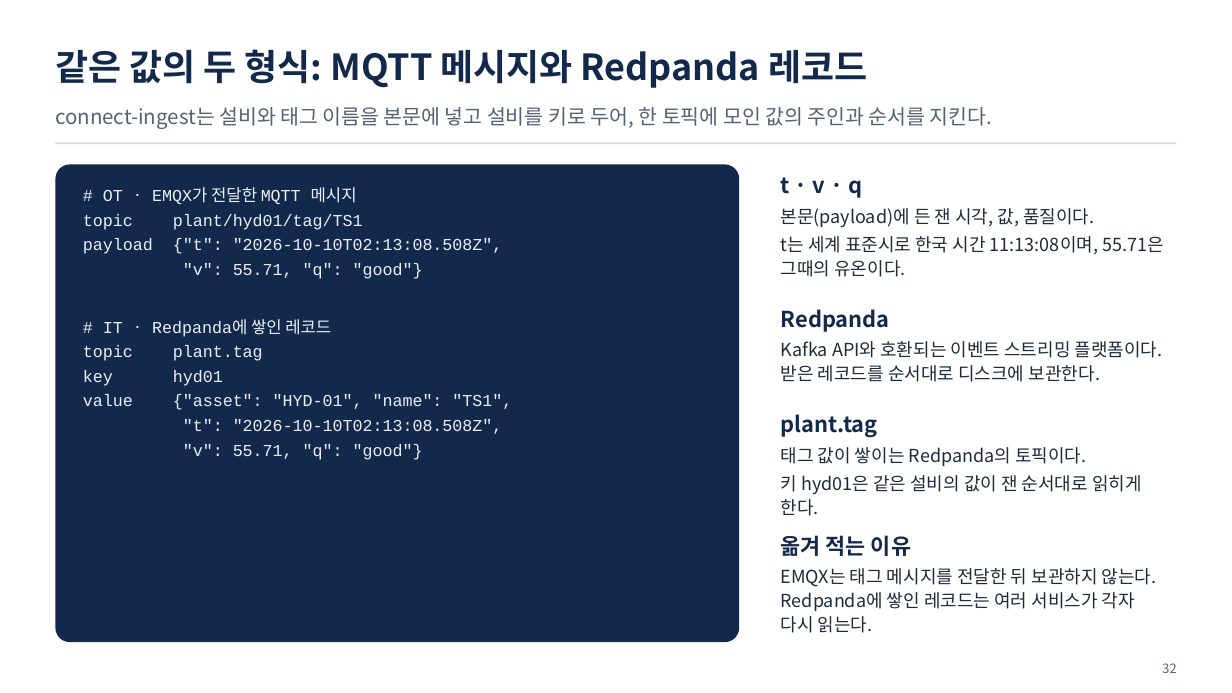
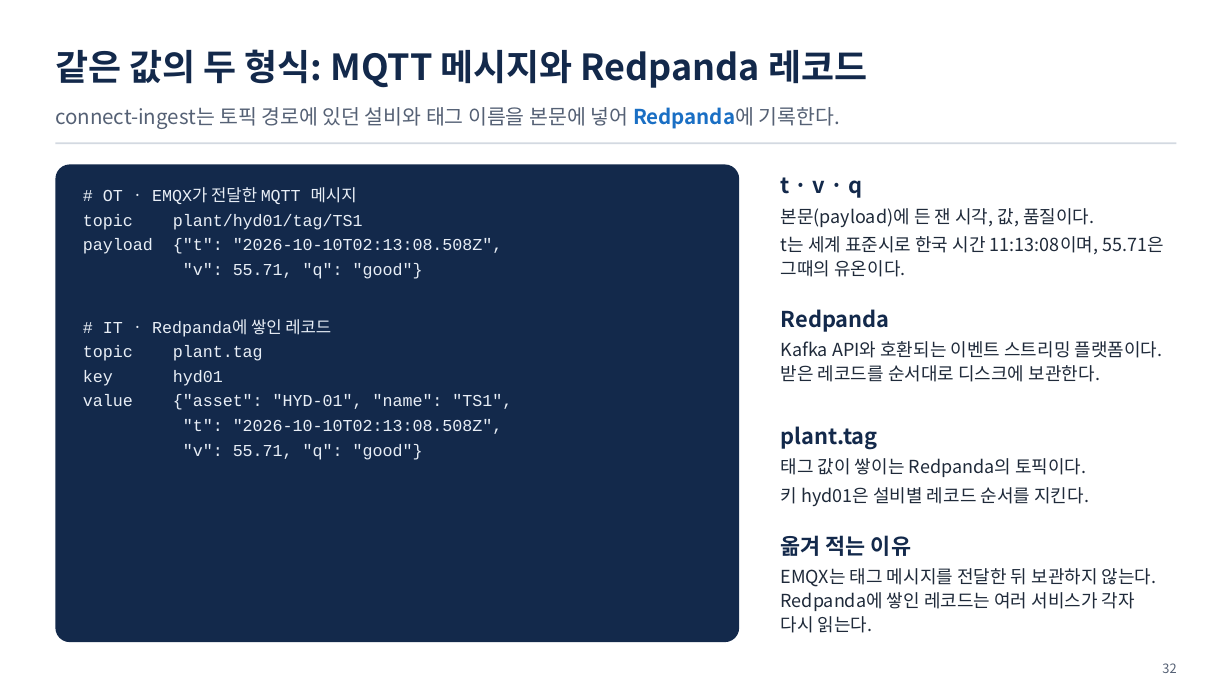
Before and after one commit to uengine-oss/hyd-iot-edu, a slide deck: slide 32 of course/slides/integrated/통합반_01일차.pptx. Drawn at 1232x693 pixels with LibreOffice and Linux fonts; fonts in the diff are those of the drawing. Boxes give left, top, right and bottom in pixels: in the first picture for what was removed or moved away, otherwise in the second. Text is boxed around its words. In the diff, an @@ line names an element or a change of style, - is before the commit and + after.

```diff
--- a/course/slides/integrated/통합반_01일차.pptx
+++ b/course/slides/integrated/통합반_01일차.pptx
@@ text at (x1=55, y1=107, x2=840, y2=129): text changed @@
-connect-ingest는 설비와 태그 이름을 본문에 넣고 설비를 키로 두어, 한 토픽에 모인 값의 주인과 순서를 지킨다.
+connect-ingest는 토픽 경로에 있던 설비와 태그 이름을 본문에 넣어 Redpanda에 기록한다.
@@ text at (x1=781, y1=487, x2=1089, y2=506): text changed @@
-키 hyd01은 같은 설비의 값이 잰 순서대로 읽히게 한다.
+키 hyd01은 설비별 레코드 순서를 지킨다.
```
Also in this commit, not shown: 3 other slides changed, 8 other files.
